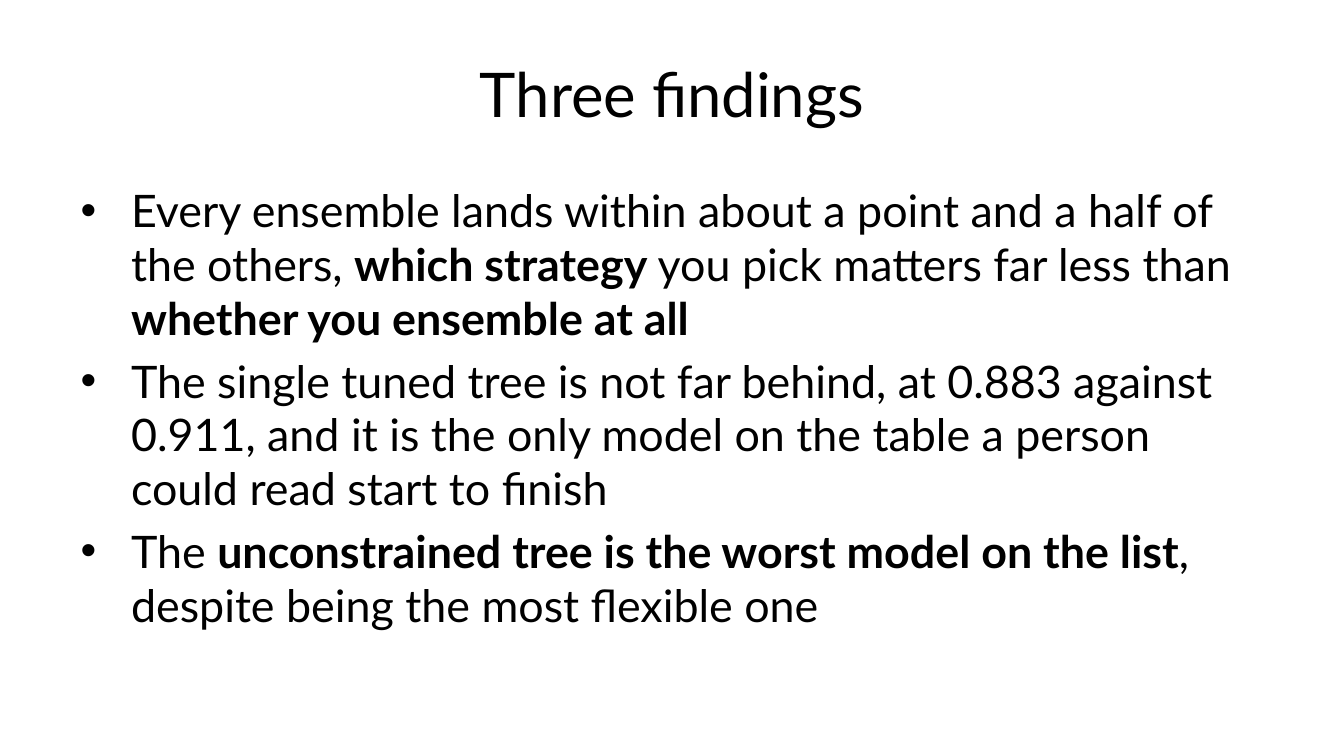
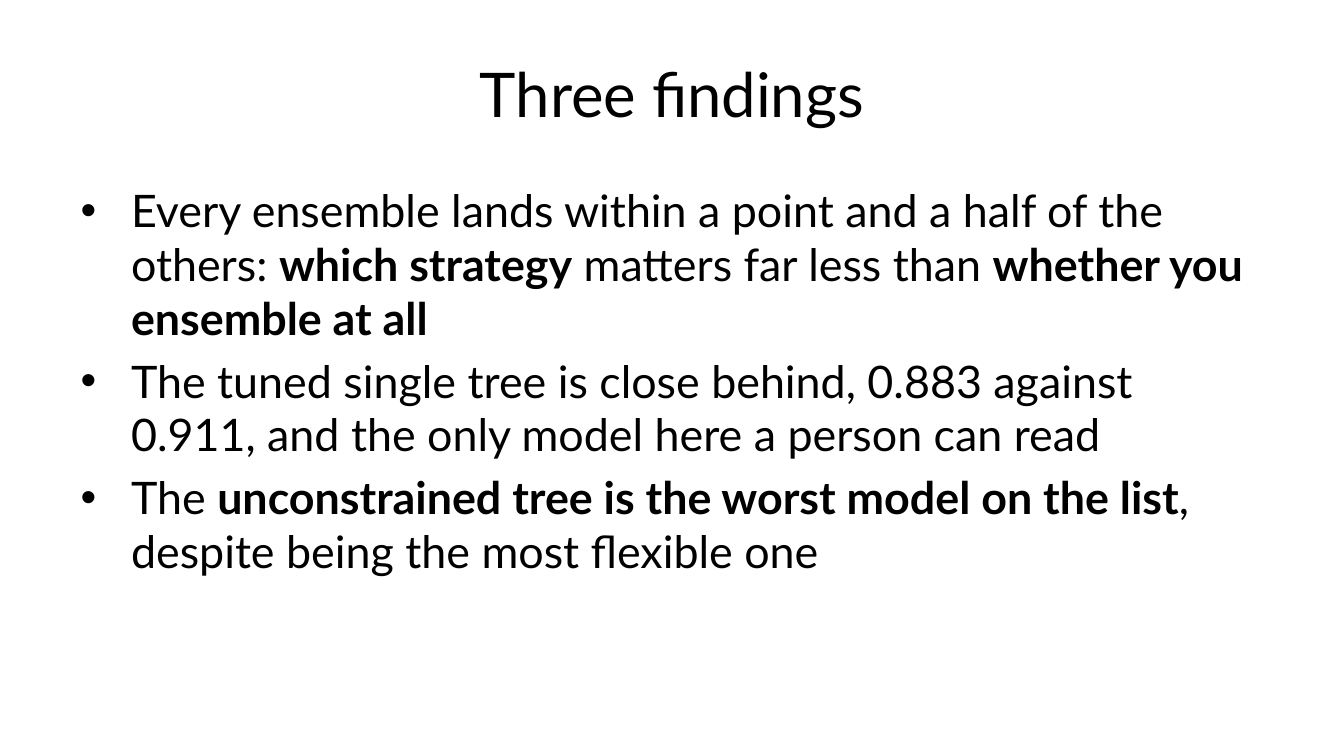
Before and after one commit to fabioantonini/technologies-for-artificial-intelligence, a slide deck: slide 47 of Lessons/07_trees_and_ensembles/Slides/trees_and_ensembles_slides.pptx. Drawn at 1344x756 pixels with LibreOffice and Linux fonts; fonts in the diff are those of the drawing; background and template pictures are left out. Boxes give left, top, right and bottom in pixels: in the first picture for what was removed or moved away, otherwise in the second. Text is boxed around its words. In the diff, an @@ line names an element or a change of style, - is before the commit and + after.

```diff
--- a/Lessons/07_trees_and_ensembles/Slides/trees_and_ensembles_slides.pptx
+++ b/Lessons/07_trees_and_ensembles/Slides/trees_and_ensembles_slides.pptx
@@ text at [131, 194, 1243, 459]: text changed @@
-• Every ensemble lands within about a point and a half of the others, which strategy you pick matters far less than whether you ensemble at all
-• The single tuned tree is not far behind, at 0.883 against 0.911, and it is the only model on the table a person could read start to finish
+• Every ensemble lands within a point and a half of the others: which strategy matters far less than whether you ensemble at all
+• The tuned single tree is close behind, 0.883 against 0.911, and the only model here a person can read
```
Also in this commit, not shown: 3 other slides changed, 12 other files.
